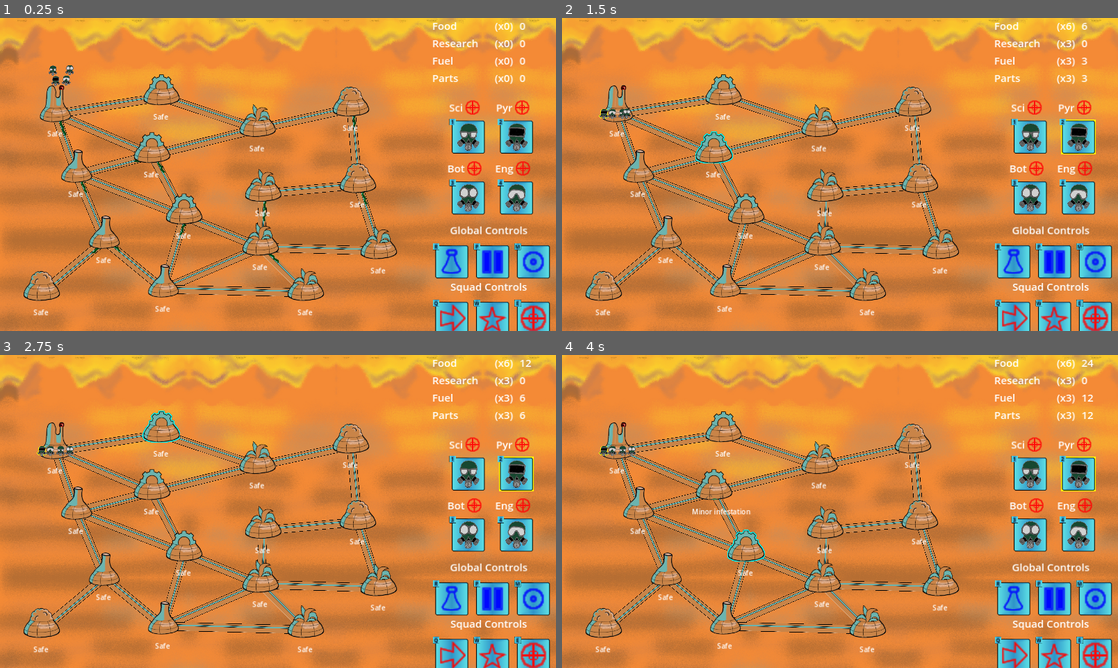
Above: before the commit, frames 1-4 (two rows, left to right).
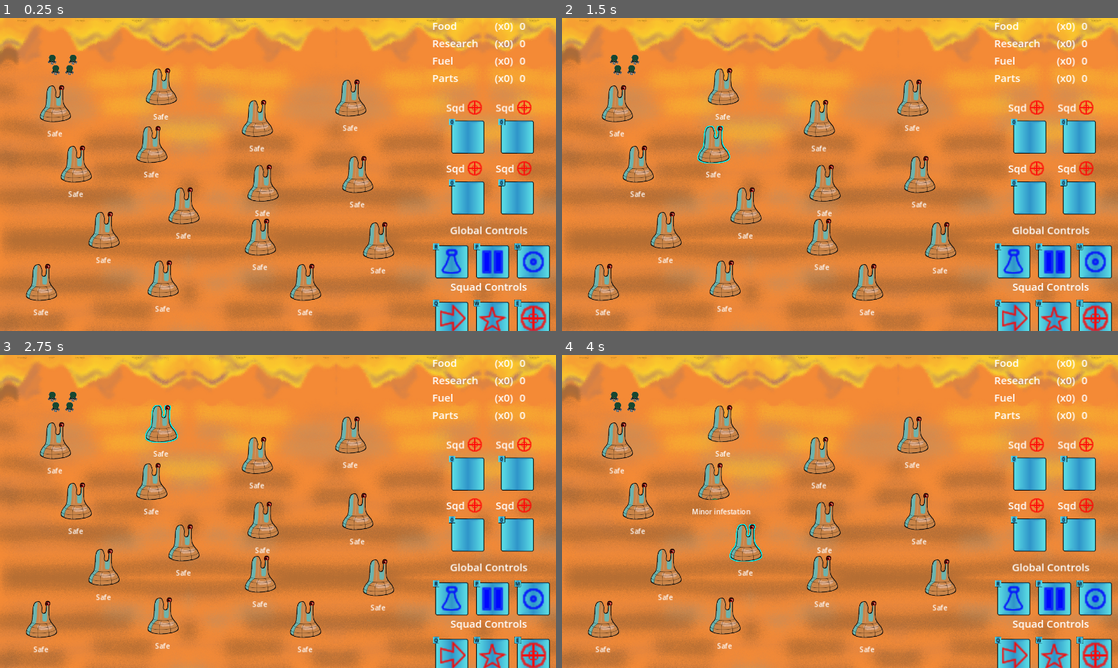
Above: after the commit, the same moments.

Repository: Aveli-games/contra-tentacula
Game: Godot game, scene res://main.tscn
Same seed, same stepped clock (60 frames per second), same inputs: the game is played once before the commit and once after it.
Inputs (mouse positions are in pixels of both pictures, inside the frame that each line leads up to):
- Up to frame 1 (0.25 s): no input
- Up to frame 2 (1.5 s): move the mouse to (617, 102) at 0.52 s; hold E (Fight) 0.53-1.28 s; click (617, 102) at 0.67 s; move the mouse to (712, 143) at 1.27 s; tap Q (Move) at 1.35 s; click (712, 143) at 1.42 s
- Up to frame 3 (2.75 s): move the mouse to (161, 423) at 2.02 s; hold W (Special) from 2.03 s (still down); click (161, 423) at 2.17 s
- Up to frame 4 (4 s): tap Enter at 2.75 s; move the mouse to (639, 502) at 2.77 s; release W (Special) at 2.78 s; tap 1 (Squad1) at 2.85 s; click (639, 502) at 2.92 s; tap Space at 3.5 s; move the mouse to (745, 542) at 3.52 s; hold 2 (Squad2) from 3.53 s (still down); click (745, 542) at 3.67 s

The runs differ from the first frame. In frame 1, 10% of the frame differs, in the area x 4-96%, y 11-91%; in frame 2, 10%; in frame 3, 10%; in frame 4, 10%, in the area x 4-96%, y 1-91%.
Error after the commit: Parse Error: Cannot assign a new value to a constant. (res://main.gd:38)

Commit message:
co-locate variables to balance in Globals

Diff:
--- a/autoloads/Globals.gd
+++ b/autoloads/Globals.gd
@@ -12,8 +12,20 @@
 var BASE_DOME_INFESTATION_RATE = .1
 var BASE_CONNECTOR_INFESTATION_RATE = 0.1
 var BASE_INFESTATION_CHANCE = 0.012
+var RESEARCH_WIN_THRESHOLD = 500
+const DOME_REMAINING_LOSS_THRESHOLD = 5
+const INFESTATION_COUNTDOWN = 30
+const DOME_TYPE_LIMITS = {
+	Globals.ResourceType.NONE: 0,
+	Globals.ResourceType.FOOD: 6,
+	Globals.ResourceType.FUEL: 3,
+	Globals.ResourceType.PARTS: 3,
+	Globals.ResourceType.RESEARCH: 3
+}
 
-const RESEARCH_WIN_THRESHOLD = 500
+# squad
+var BASE_MOVE_SPEED = 100
+var BASE_INFESTATION_FIGHT_RATE = -BASE_DOME_INFESTATION_RATE
 
 var resources = {
 	ResourceType.FOOD: 0,
--- a/dome.gd
+++ b/dome.gd
@@ -9,7 +9,6 @@
 signal lost
 
 const DOME_SPRITES_PATH = "res://art/dome_sprites"
-const INFESTATION_COUNTDOWN = 30
 
 var infestation_percentage: float = 0.0
 var infestation_stage: Globals.InfestationStage = Globals.InfestationStage.NONE
@@ -74,7 +73,7 @@
 				producing = false
 				production_changed.emit(self, producing)
 		if $DomeLostCountdownTimer.is_stopped():
-			$DomeStatus.text = "Fully infested: %s" % INFESTATION_COUNTDOWN
+			$DomeStatus.text = "Fully infested: %s" % Globals.INFESTATION_COUNTDOWN
 			fully_infested.emit()
 		else:
 			$DomeStatus.text = "Fully infested: %s" % int($DomeLostCountdownTimer.time_left)
@@ -154,7 +153,7 @@
 
 # Only called when becomes fully infested
 func _on_fully_infested():
-	$DomeLostCountdownTimer.start(INFESTATION_COUNTDOWN)
+	$DomeLostCountdownTimer.start(Globals.INFESTATION_COUNTDOWN)
 	##TODO: use signal in DomeConnections instead?
 	DomeConnections.dome_start_spread(self)
 
--- a/main.gd
+++ b/main.gd
@@ -5,17 +5,8 @@
 
 var selected_squad: Squad
 var selected_action: Globals.ActionType = Globals.ActionType.NONE
-const DOME_REMAINING_LOSS_THRESHOLD = 5
 var remaining_domes = 15
 var cleanse_win_condition_unlocked = false
-
-var dome_type_limits = {
-	Globals.ResourceType.NONE: 0,
-	Globals.ResourceType.FOOD: 6,
-	Globals.ResourceType.FUEL: 3,
-	Globals.ResourceType.PARTS: 3,
-	Globals.ResourceType.RESEARCH: 3
-}
 
 func _ready():
 	Globals.research_win.connect(_on_victory)
@@ -44,15 +35,15 @@
 		if child == $Domes/Dome:
 			child.set_resource_type(Globals.ResourceType.FOOD)
 			child.set_sprite("res://art/dome_sprites/Dome_hq_96.png")
-			dome_type_limits[Globals.ResourceType.FOOD] -= 1
+			Globals.DOME_TYPE_LIMITS[Globals.ResourceType.FOOD] -= 1
 		else:
 			var randome = 0
 
 			# Get random available resource type for this child
-			while dome_type_limits[randome] == 0:
+			while Globals.DOME_TYPE_LIMITS[randome] == 0:
 				randome = randi_range(0, Globals.ResourceType.size() - 1)
 			child.set_resource_type(randome)
-			dome_type_limits[randome] -= 1
+			Globals.DOME_TYPE_LIMITS[randome] -= 1
 
 			$UI.action_selected.connect(_on_action_selected)
 
@@ -119,7 +110,7 @@
 	remaining_domes -= 1
 
 	# If HQ lost, game over. If we hit the dome loss threshold, game over
-	if dome == $Domes/Dome || remaining_domes <= DOME_REMAINING_LOSS_THRESHOLD:
+	if dome == $Domes/Dome || remaining_domes <= Globals.DOME_REMAINING_LOSS_THRESHOLD:
 		game_over.emit()
 
 func _on_dome_cleanse_win_timer_timeout():
--- a/squad.gd
+++ b/squad.gd
@@ -7,8 +7,6 @@
 signal movement_started
 signal research_toggled
 
-var BASE_INFESTATION_FIGHT_RATE = -Globals.BASE_DOME_INFESTATION_RATE
-var BASE_MOVE_SPEED = 100 # TODO: Determine best value for this
 var SCIENTIST_PASSIVE_RATE_MODIFIER = -.075
 
 var target_location: Dome
@@ -88,7 +86,7 @@
 func _physics_process(delta):
 	if target_position && global_position.distance_to(target_position) > 3:
 		var direction = (target_position - global_position).normalized()
-		velocity = direction * BASE_MOVE_SPEED
+		velocity = direction * Globals.BASE_MOVE_SPEED
 		global_position += velocity * delta
 	elif velocity != Vector2.ZERO:
 		velocity = Vector2.ZERO
@@ -152,21 +150,21 @@
 			Globals.SquadType.NONE, Globals.SquadType.BOTANIST:
 				if Globals.resources[Globals.ResourceType.FOOD] >= 2:
 					Globals.add_resource(Globals.ResourceType.FOOD, -2)
-					location.add_infestation(BASE_INFESTATION_FIGHT_RATE * 2 * $ActionTimer.wait_time)
+					location.add_infestation(Globals.BASE_INFESTATION_FIGHT_RATE * 2 * $ActionTimer.wait_time)
 				else:
 					fight(target)
 			Globals.SquadType.PYRO:
 				if Globals.resources[Globals.ResourceType.FOOD] >= 1 &&  Globals.resources[Globals.ResourceType.FUEL] >= 1:
 					Globals.add_resource(Globals.ResourceType.FOOD, -1)
 					Globals.add_resource(Globals.ResourceType.FUEL, -1)
-					location.add_infestation(BASE_INFESTATION_FIGHT_RATE * 2 * $ActionTimer.wait_time)
+					location.add_infestation(Globals.BASE_INFESTATION_FIGHT_RATE * 2 * $ActionTimer.wait_time)
 				else:
 					fight(target)
 			Globals.SquadType.ENGINEER:
 				if Globals.resources[Globals.ResourceType.FOOD] >= 1 &&  Globals.resources[Globals.ResourceType.PARTS] >= 1:
 					Globals.add_resource(Globals.ResourceType.FOOD, -1)
 					Globals.add_resource(Globals.ResourceType.PARTS, -1)
-					location.add_infestation(BASE_INFESTATION_FIGHT_RATE * 2 * $ActionTimer.wait_time)
+					location.add_infestation(Globals.BASE_INFESTATION_FIGHT_RATE * 2 * $ActionTimer.wait_time)
 				else:
 					fight(target)
 			Globals.SquadType.SCIENTIST:
@@ -189,7 +187,7 @@
 	if location && location == target:
 		if Globals.resources[Globals.ResourceType.FOOD] >= 1:
 			Globals.add_resource(Globals.ResourceType.FOOD, -1)
-			location.add_infestation(BASE_INFESTATION_FIGHT_RATE * $ActionTimer.wait_time)
+			location.add_infestation(Globals.BASE_INFESTATION_FIGHT_RATE * $ActionTimer.wait_time)
 
 # called on right-click from main.gd
 func command(action: Globals.ActionType, target: Dome):
